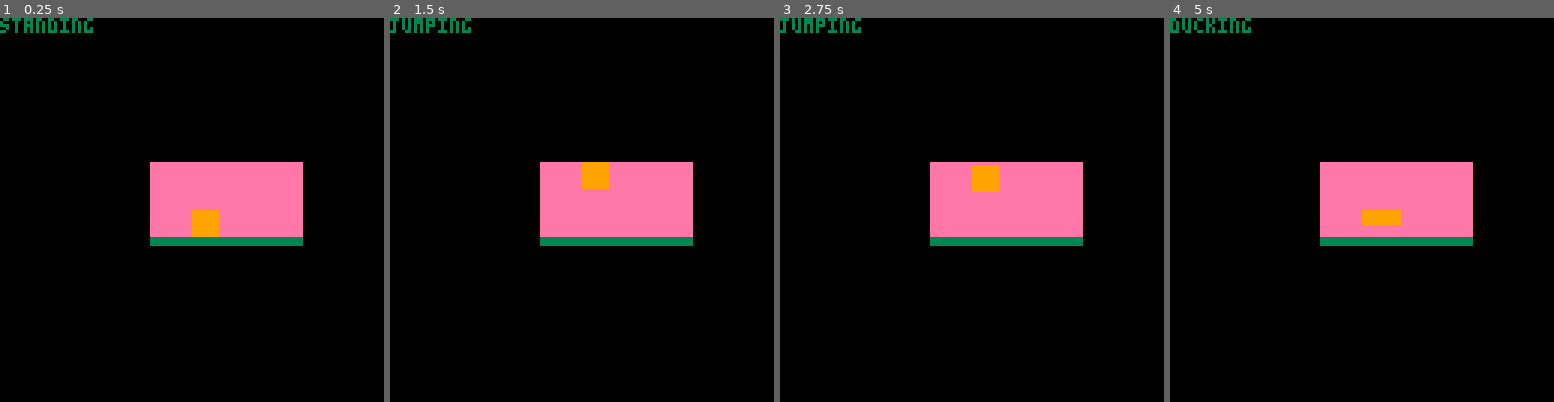
Above: before the commit, frames 1-4 (left to right).
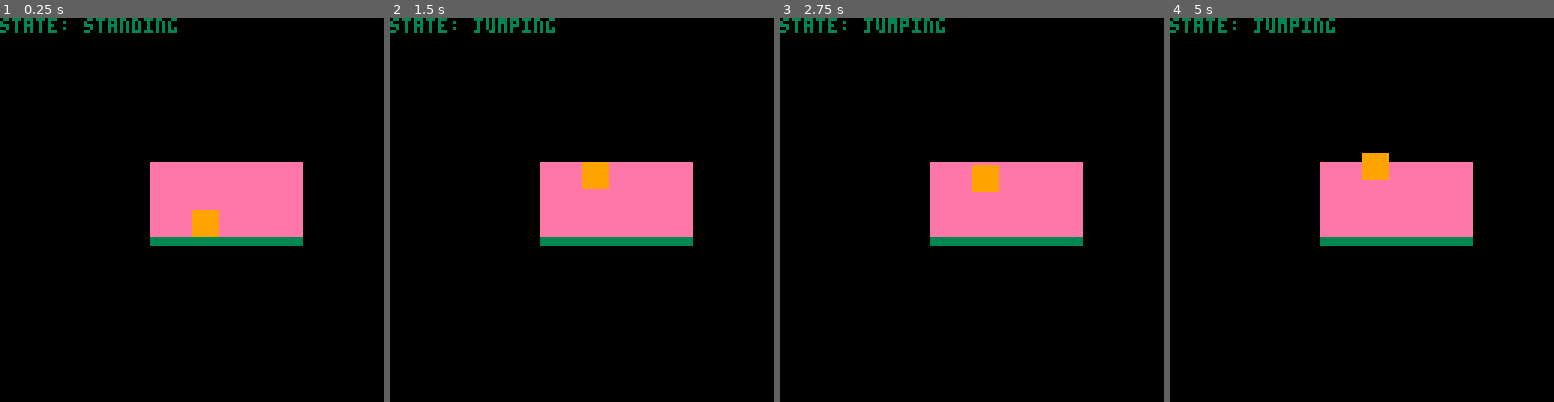
Above: after the commit, the same moments.

Repository: domKirs/statemachine
Game: PICO-8 cartridge statemachine.p8
Same seed, same stepped clock (60 frames per second), same inputs: the game is played once before the commit and once after it.
Inputs:
- Up to frame 1 (0.25 s): no input
- Up to frame 2 (1.5 s): tap O (Z key) at 0.33, 0.7, 1.43 s; tap X (X key) at 1.07 s
- Up to frame 3 (2.75 s): hold Left 1.97-2.37 s; tap X (X key) at 2.07, 2.4, 2.73 s; tap O (Z key) at 2.22 s; hold Down from 2.42 s (still down)
- Up to frame 4 (5 s): release Down at 2.82 s; hold Right 2.87-3.53 s; tap X (X key) every 0.33 s from 3.07 to 4.73 s; tap O (Z key) at 3.1, 3.98, 4.87 s; hold Up 3.58-4.08 s; hold Right 4.13-4.53 s; hold Down from 4.58 s (still down)

The runs differ from the first frame. In frame 1, 0.7% of the frame differs, in the area x 9-47%, y 0-4%; in frame 2, 0.8%; in frame 3, 0.8%; in frame 4, 1.7%, in the area x 0-61%, y 0-54%.

Commit message:
Update statemachine.p8

Diff:
--- a/statemachine.p8
+++ b/statemachine.p8
@@ -5,9 +5,10 @@
 local PRESS_UP, PRESS_DOWN, PRESS_X, NO_INPUT = 2, 3, 5, 666
 
 local Standing_State,
+      Walking_State,
       Falling_State,
       Jumping_State,
-      Ducking_State = {}, {}, {}, {} -- heroine's state pattern
+      Ducking_State = {}, {}, {}, {}, {} -- heroine's state pattern
 
 local Heroine_States = {} -- object pool for heroine's states
 
@@ -37,12 +38,30 @@
 
 end
 
+Walking_State.__index = Walking_State
+
+function Walking_State:new()
+    return setmetatable({state = "walking"}, self)
+end
+
+function Walking_State:handle_input(heroine, input)
+
+end
+
+function Walking_State:update(heroine)
+
+end
+
+function Walking_State:enter()
+
+end
+
 Jumping_State.__index = Jumping_State
 
 function Jumping_State:new()
     local o = setmetatable({state = "jumping"}, self)
     o.initial_v = -1
-    o.g_acc = 0.03125 -- go up in 32 frames
+    o.g_acc = 0.03125 -- go 16 px up in 32 frames
     return o
 end
 
@@ -80,24 +99,20 @@
     local o = setmetatable({state = "falling"}, self)
     o.initial_v = 0
     o.max_fall = 2
-    o.g_dcc = 0.125 -- go down in 16 frames
+    o.g_dcc = 0.125 -- go 16 px down in 16 frames
     o.j_buffer = 0
     return o
 end
 
 function Falling_State:handle_input(heroine, input)
-    if input == PRESS_X then
-        self.j_buffer = 8
-    end
+    if input == PRESS_X then self.j_buffer = 16 end
 end
 
 function Falling_State:update(heroine)
     self.initial_v = min(self.initial_v + self.g_dcc, self.max_fall)
     heroine.y += self.initial_v
 
-    if self.j_buffer > 0 then
-        self.j_buffer -= 1
-    end
+    if self.j_buffer > 0 then self.j_buffer -= 1 end
 
     if heroine.y > 64 then
         heroine.y = 64
@@ -137,6 +152,7 @@
 end
 
 Heroine_States.standing_state = Standing_State:new()
+Heroine_States.walking_state = Walking_State:new()
 Heroine_States.jumping_state = Jumping_State:new()
 Heroine_States.falling_state = Falling_State:new()
 Heroine_States.ducking_state = Ducking_State:new()
@@ -192,7 +208,7 @@
     rectfill(50, 48, 100, 75, 14)
     heroine:draw()
     rectfill(50, 73, 100, 75, 3)
-    print(heroine.state.state)
+    print("state: " .. heroine.state.state)
 end
 
 
